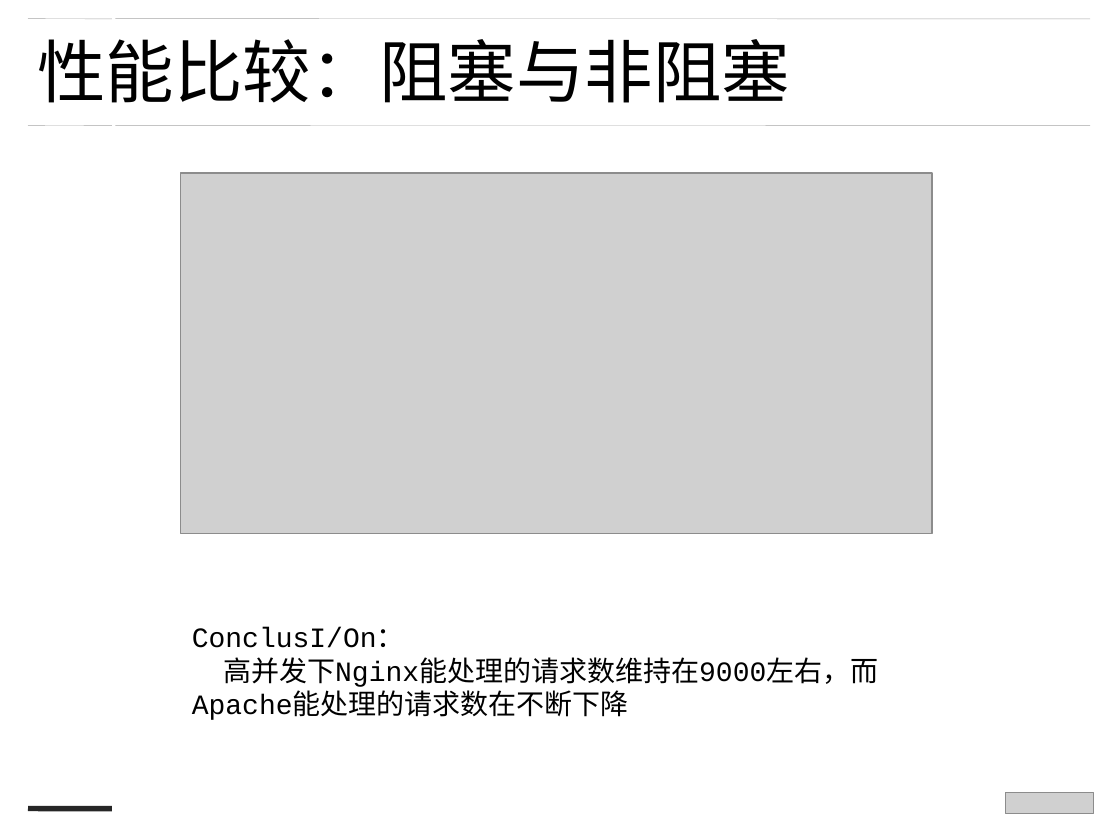
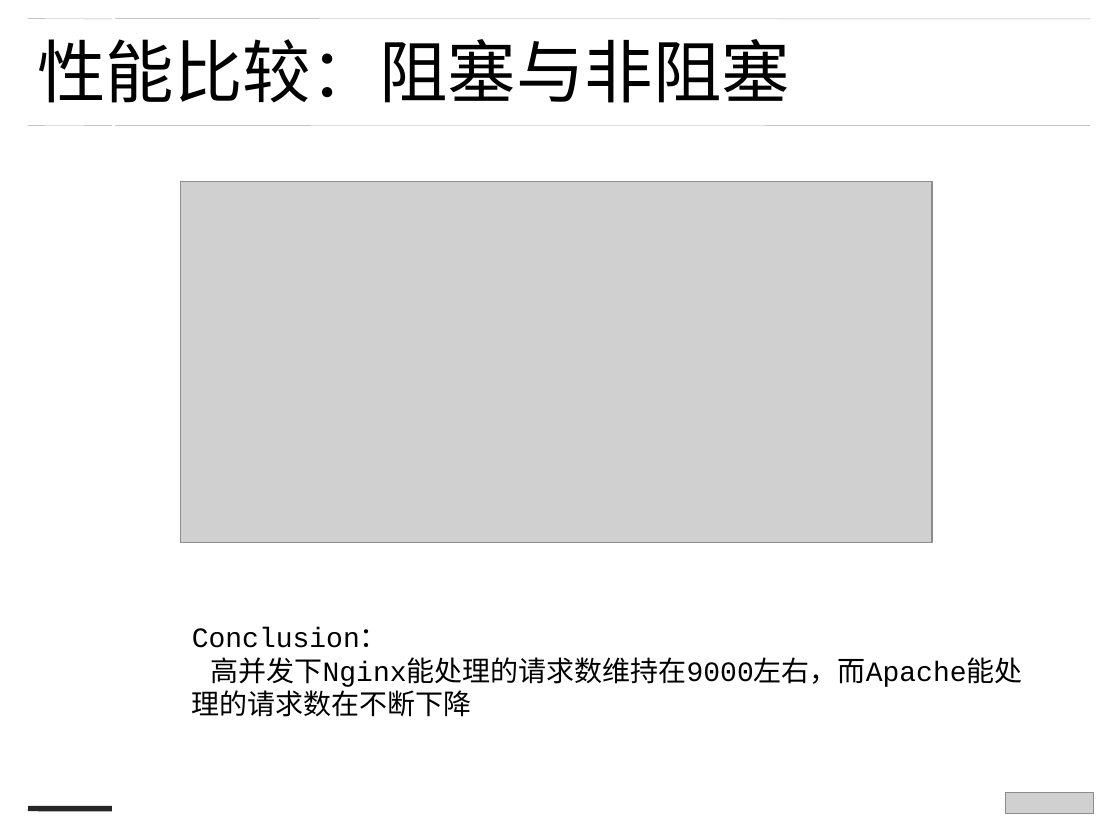
Before and after one commit to zjdgx/Study, a slide deck: slide 5 of PPT/nodejs --蒋刚.ppt. Drawn at 1120x840 pixels with LibreOffice and Linux fonts; fonts in the diff are those of the drawing; grey boxes stand for pictures. Boxes give left, top, right and bottom in pixels: in the first picture for what was removed or moved away, otherwise in the second. Text is boxed around its words. In the diff, an @@ line names an element or a change of style, - is before the commit and + after.

```diff
--- a/PPT/nodejs --蒋刚.ppt
+++ b/PPT/nodejs --蒋刚.ppt
@@ picture: place and size @@
-picture at (180, 174, 932, 534)
+picture at (180, 181, 932, 542)
@@ text at (192, 627, 388, 648): text changed @@
-ConclusI/On：
+Conclusion：
```
Also in this commit, not shown: 10 other slides changed, 1 slide added, 9 other files.
